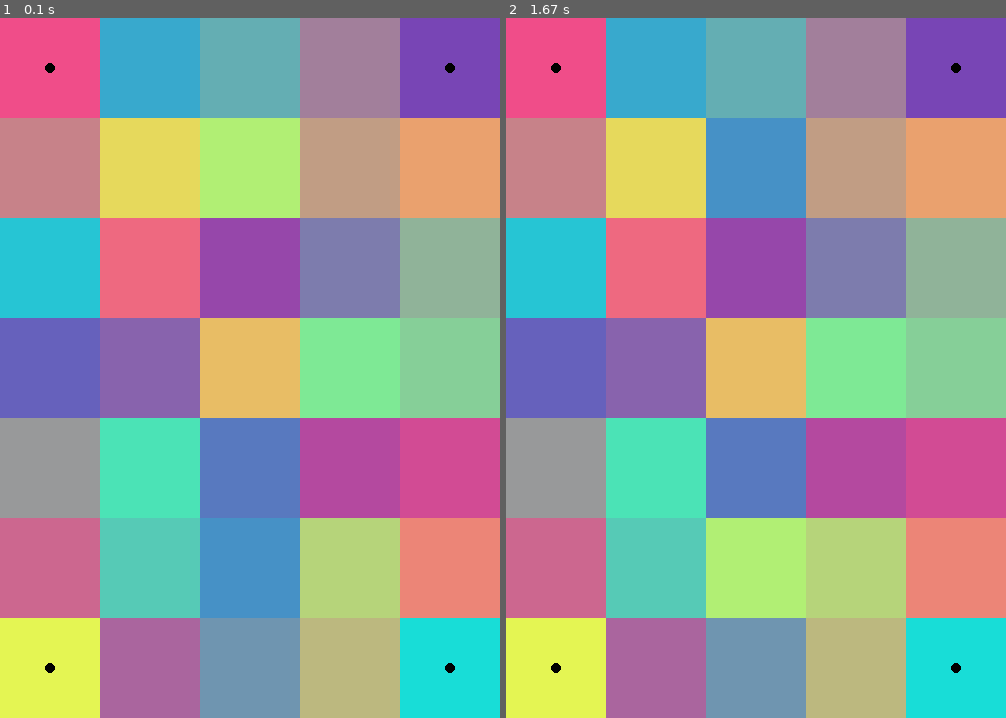
Above: before the commit, frames 1-2 (left to right).
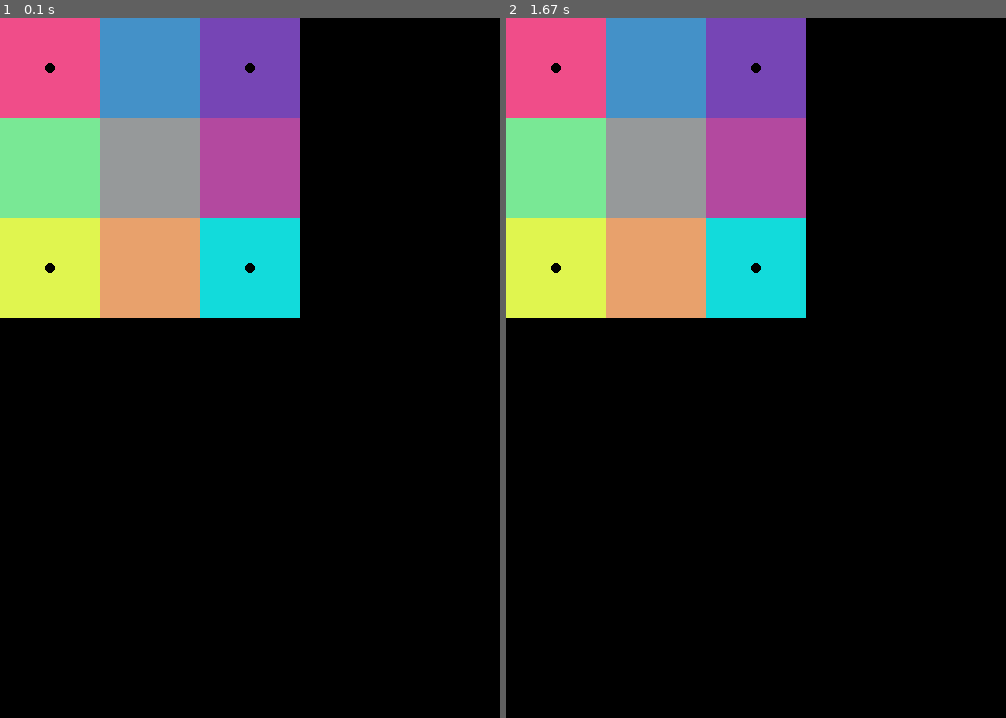
Above: after the commit, the same moments.

Repository: Angelina-ainel/PyGame-Project
Game: pygame game, started from field.py
Two runs of this game, one before a commit and one after it. Both use one fixed random seed, a clock stepped at 60 frames per second and the inputs below.
Inputs (mouse positions are in pixels of both pictures, inside the frame that each line leads up to):
- Up to frame 1 (0.1 s): no input
- Up to frame 2 (1.67 s): press the mouse at (756, 165) at 0.37 s; move the mouse to (761, 368) at 0.47 s; release the mouse at (771, 578) at 0.6 s

The runs differ from the first frame. In frame 1, 94% of the frame differs, in the area x 0-100%, y 0-100%; in frame 2, 94%.

Commit message:
made right

Diff:
--- a/field.py
+++ b/field.py
@@ -204,7 +204,7 @@
     rb = np.array(ImageColor.getcolor('#12DCDC', "RGB"))
     all_sprites = pg.sprite.Group()
     stars = pg.sprite.Group()
-    level = Field(5, 7, lt, rt, lb, rb, '4 corners')
+    level = Field(3, 3, lt, rt, lb, rb, '4 corners')
     level.set_view(0, 0, (100, 100))
     running = True
     pushed = False
@@ -217,7 +217,7 @@
             level.sprite_group1.update(event)
         screen.fill((0, 0, 0))
         level.sprite_group1.draw(screen)
-        if [sprite.id for sprite in level.sprite_group2.sprites()] == list(range(1, 5 * 7 + 1)):  # width * height + 1
+        if [sprite.id for sprite in level.sprite_group2.sprites()] == list(range(1, 3 * 3 + 1)):  # width * height + 1
             create_particles((width // 2, height // 3), all_sprites)
             all_sprites.update()
             # заполнить картинкой уровня
